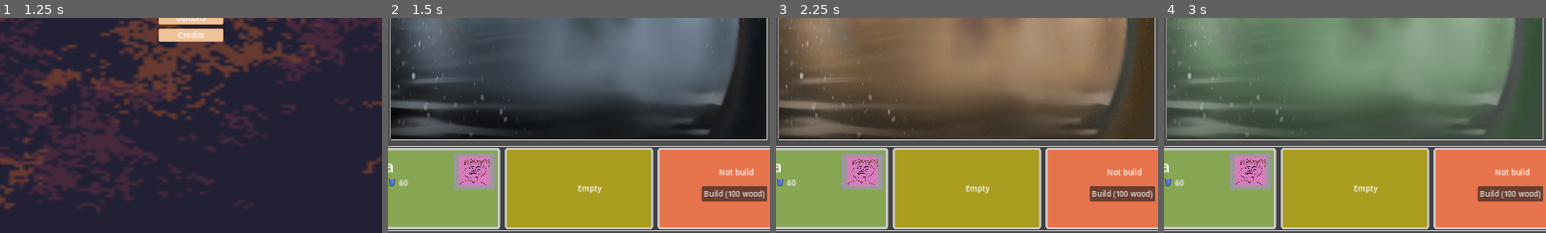
Above: before the commit, frames 1-4 (left to right).
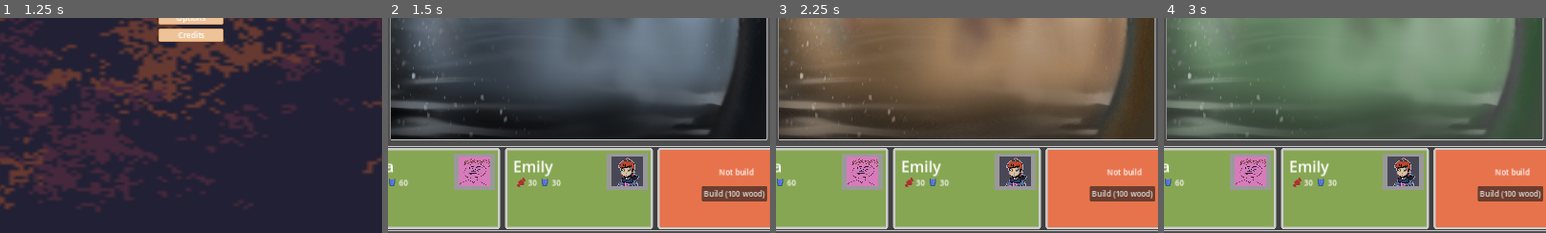
Above: after the commit, the same moments.

Repository: KoB-Kirito/Ludum-Dare-54
Game: Godot game, scene res://game/menu/title_screen.tscn
Same seed, same stepped clock (60 frames per second), same inputs: the game is played once before the commit and once after it.
Inputs (mouse positions are % of the whole screen's width and height, from its top left):
- Up to frame 1 (1.25 s): tap Enter at 0.5 s; move the mouse to (72, 45) at 0.52 s; click (72, 45) at 0.67 s
- Up to frame 2 (1.5 s): click "Start" at 1.25 s
- Up to frame 3 (2.25 s): click "Next Phase" at 2 s
- Up to frame 4 (3 s): click "Next Phase" at 2.75 s
The pictures show only the part of the screen within x 25-75%, y 50-100%; the shares and areas given below are measured in that part.

Frame 1 is identical in both runs. In frame 2, 14% of the frame differs, in the area x 30-70%, y 61-98%; in frame 3, 14%; in frame 4, 14%.

Commit message:
emilytestcommit
test_emily

Diff:
--- a/game/main/main.tscn
+++ b/game/main/main.tscn
@@ -17,6 +17,8 @@
 [ext_resource type="Script" path="res://scripts/actions/gather_food.gd" id="10_auikk"]
 [ext_resource type="Script" path="res://scripts/actions/gather_water.gd" id="14_lwmjw"]
 [ext_resource type="Script" path="res://scripts/actions/gather_wood.gd" id="15_wnlhx"]
+[ext_resource type="Texture2D" uid="uid://ch8gn1t4ntb5q" path="res://assets/CharacterImages/Emily_Screenshot.png" id="18_drp8k"]
+[ext_resource type="Texture2D" uid="uid://c1rkxq1i2vk34" path="res://assets/CharacterImages/Emily_Screenshot_Portrait.png" id="19_gr1s1"]
 
 [sub_resource type="StyleBoxFlat" id="StyleBoxFlat_36111"]
 bg_color = Color(0.247059, 0.247059, 0.247059, 1)
@@ -59,6 +61,23 @@
 thirst = 60
 actions = Array[Resource("res://scripts/action.gd")]([SubResource("Resource_wt2mr"), SubResource("Resource_8tjcw")])
 
+[sub_resource type="Resource" id="Resource_vu3l2"]
+script = ExtResource("10_auikk")
+amount = 1
+
+[sub_resource type="Resource" id="Resource_kit4w"]
+script = ExtResource("14_lwmjw")
+amount = 1
+
+[sub_resource type="Resource" id="Resource_f6n6o"]
+script = ExtResource("3_y8oa7")
+name = "Emily"
+portrait = ExtResource("19_gr1s1")
+image = ExtResource("18_drp8k")
+hunger = 30
+thirst = 30
+actions = Array[Resource("res://scripts/action.gd")]([SubResource("Resource_vu3l2"), SubResource("Resource_kit4w")])
+
 [node name="Main" type="Control"]
 layout_mode = 3
 anchors_preset = 15
@@ -313,6 +332,7 @@
 [node name="Bed3" parent="UI/VBoxContainer/BottomContainer/MarginContainer/BedContainer" instance=ExtResource("2_yayvv")]
 unique_name_in_owner = true
 layout_mode = 2
+character = SubResource("Resource_f6n6o")
 
 [node name="Bed4" parent="UI/VBoxContainer/BottomContainer/MarginContainer/BedContainer" instance=ExtResource("2_yayvv")]
 unique_name_in_owner = true
--- a/project.godot
+++ b/project.godot
@@ -26,6 +26,10 @@
 window/size/viewport_height=900
 window/stretch/mode="canvas_items"
 
+[dotnet]
+
+project/assembly_name="Ludum-dare-54"
+
 [rendering]
 
 renderer/rendering_method="gl_compatibility"
Binary file added: assets/CharacterImages/Emily_Screenshot.png
Not shown, added: assets/CharacterImages/Emily_Screenshot.png.import
Binary file added: assets/CharacterImages/Emily_Screenshot_Portrait.png
Not shown, added: assets/CharacterImages/Emily_Screenshot_Portrait.png.import
Not shown: 1 places in game/main/main.tscn that only renumber resources
